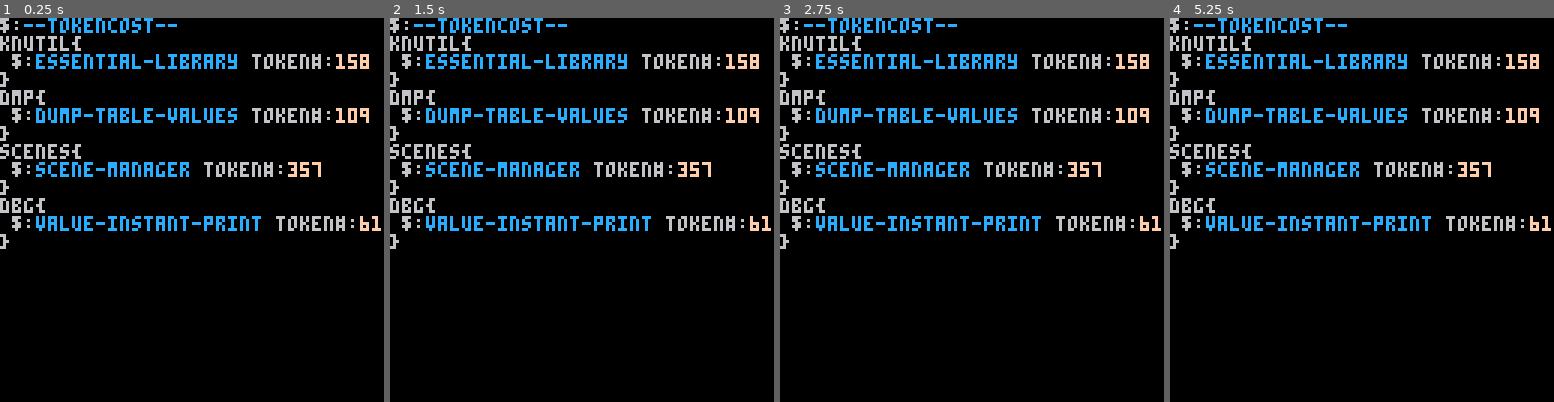
Above: before the commit, frames 1-4 (left to right).
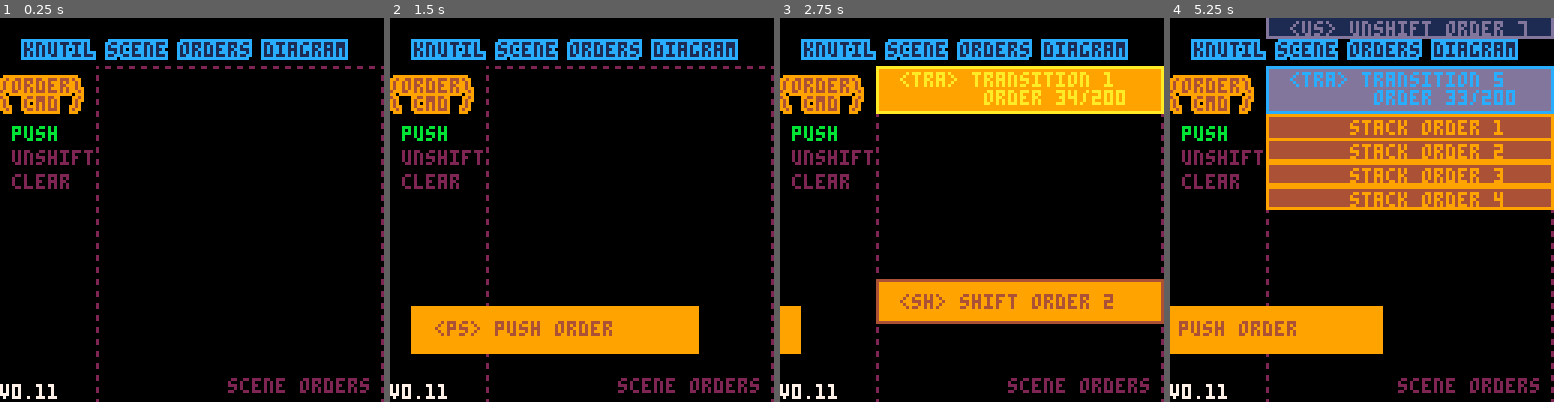
Above: after the commit, the same moments.

Repository: bitchunk/knutil
Game: PICO-8 cartridge knutil.p8
Same seed, same stepped clock (60 frames per second), same inputs: the game is played once before the commit and once after it.
Inputs:
- Up to frame 1 (0.25 s): no input
- Up to frame 2 (1.5 s): tap O (Z key) at 0.7 s
- Up to frame 3 (2.75 s): tap O (Z key) at 1.7, 2.1, 2.5 s; hold Up 2.15-2.42 s
- Up to frame 4 (5.25 s): tap O (Z key) every 0.4 s from 2.9 to 4.9 s; hold Down 3.63-3.97 s; hold Up 4.73-5.03 s

The runs differ from the first frame. In frame 1, 16% of the frame differs, in the area x 0-100%, y 0-100%; in frame 2, 25%; in frame 3, 33%; in frame 4, 51%.

Commit message:
HTD内変数のローカル化修正、TTOH→BPACK、HTOT→BUNPACK、SLICE削除、PAUSEメニューにライブラリ情報の項目追加

Diff:
--- a/knutil.p8
+++ b/knutil.p8
@@ -1,9 +1,9 @@
 pico-8 cartridge // http://www.pico-8.com
 version 37
 __lua__
---knutil_0.10
+--knutil_0.11
 --@shiftalow / bitchunk
-version='v0.10'
+version='v0.11'
 function tonorm(s)
 if s=='true' then return true
 elseif s=='false' then return false
@@ -21,11 +21,14 @@
 return p
 end
 
-function ttoh(h,l,b)
-return bor(shl(tonum(h),b),tonum(l))
-end
-function htot(v)
-return {lshr(band(v,0xff00),8),band(v,0xff)}
+function bpack(w,s,b,...)
+return b and flr(0x.ffff<<add(w,deli(w,1))&b)<<s|bpack(w,s-w[1],...) or 0
+end
+
+function bunpack(b,s,w,...)
+if w then
+return flr(0x.ffff<<w&b>>>s),bunpack(b,s-(... or 0),...)
+end
 end
 
 function replace(s,f,r)
@@ -61,19 +64,11 @@
 end
 
 function htd(b,n)
-a={}
+local a={}
 tmap(split(b,n or 2),function(v)
 add(a,tonum('0x'..v))
 end)
 return a
-end
-
-function slice(r,f,t)
-local v={}
-for i=f,t or #r do
-add(v,r[i])
-end
-return v
 end
 
 function cat(f,...)
@@ -498,7 +493,8 @@
 	?'scene orders',76,120
 	fillp()
 
-	tmap( slice( os, 2 ),function(v,i)
+--	tmap( slice( os, 2 ),function(v,i)
+	tmap( {unpack( os, 2 )},function(v,i)
 
 		local r,p,f,s = v.prm.rect, v.prm.cmd == 'ps'
 		if p then
@@ -533,7 +529,8 @@
 
 	local os = _scal.transition.ords
 
-	tmap( slice( os, 2 ),function( v, i )
+--	tmap( slice( os, 2 ),function( v, i )
+	tmap( {unpack( os, 2 )},function( v, i )
 		local r = v.prm.rect
 		if r then
 			local y = i * 8
@@ -603,7 +600,7 @@
 tokencost{
 --tokencost--
  knutil{
-  token=158;
+  token=1064;
   essential-library
  }
  scenes{
@@ -620,11 +617,35 @@
  }
 }
 ]])
+menuitem(1,'library info',function()
 dmp(tokencost)
+end)
+
+
 
 -->8
 --[[
 update history
+**v0.11**
+-htd: fixed table values to local variables
+-bpack: specification change from ttoh()
+-bunpack: specification change from htot()
+-slice: the function was removed because there is a {unpack()} with a similar function.
+-old code
+--function ttoh(h,l,b)
+--return bor(shl(tonum(h),b),tonum(l))
+--end
+--function htot(v)
+--return {lshr(band(v,0xff00),8),band(v,0xff)}
+--end
+--function slice(r,f,t)
+--local v={}
+--for i=f,t or #r do
+--add(v,r[i])
+--end
+--return v
+--end
+
 **v0.10**
 -split: supports multi-dimensional arrays
 -cmdscenes: fixed for split update
Not shown, changed: the thumbnail (__label__) section of knutil.p8
Not shown, added: README_en.md
Not shown, changed: knutil.p8.png
